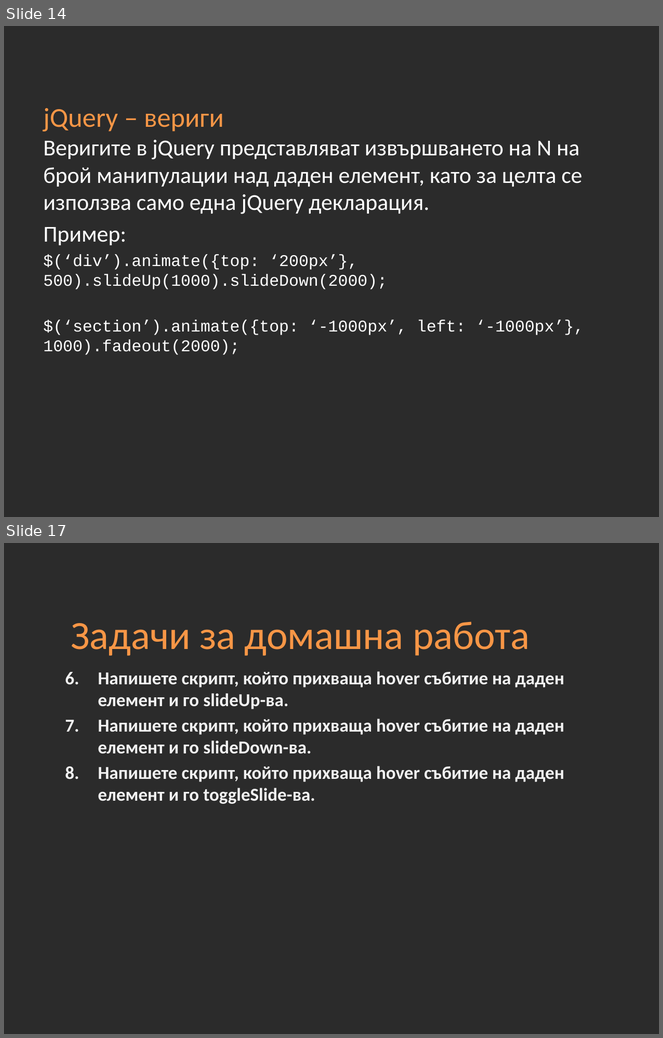
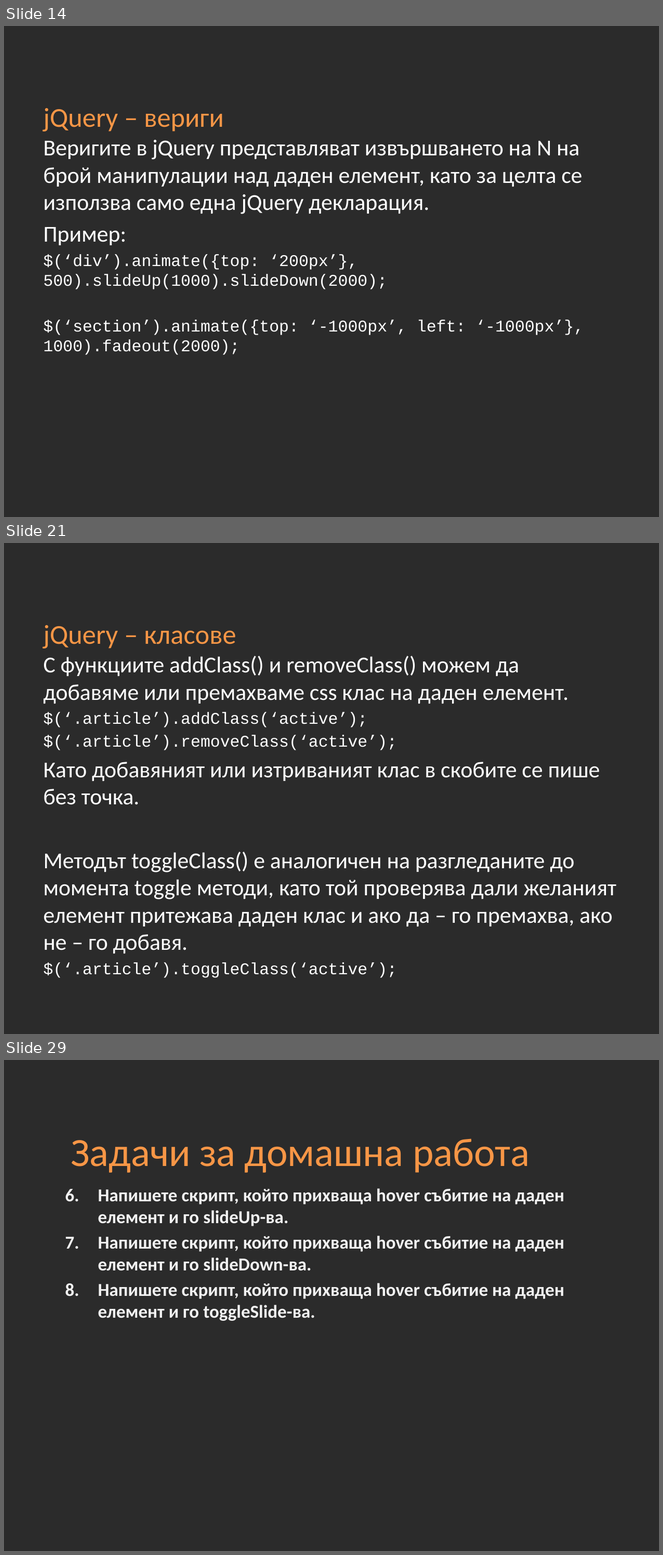
Before and after one commit to Academy-Soft-Intellect/Front-End-Course, a slide deck: 11-jQuery.pptx. Shown one above the other, each under a label of ours: slides 14 and 17 before the commit, slides 14, 21 and 29 after it; the slides between them are not shown. The pictures are 663x1038 and 663x1555 pixels, drawn with LibreOffice and Linux fonts; fonts in the diff are those of the drawing; background and template pictures are left out; a plain dark background stands for a picture behind light text. Boxes give left, top, right and bottom in pixels: in the first picture for what was removed or moved away, otherwise in the second. Text is boxed around its words. In the diff, an @@ line names an element or a change of style, - is before the commit and + after.

```diff
--- a/11-jQuery.pptx
+++ b/11-jQuery.pptx
@@ slide 21 added at [4,543,659,1034], background picture (left out) @@
@@ title added at [44,625,236,649], 30 pt, text #F79646 @@
+jQuery – класове
@@ text added at [44,656,617,978], 25 pt, text #FFFFFF @@
+С функциите addClass() и removeClass() можем да добавяме или премахваме css клас на даден елемент.
+$(‘.article’).addClass(‘active’);
+$(‘.article’).removeClass(‘active’);
+Като добавяният или изтриваният клас в скобите се пише без точка.
+Методът toggleClass() е аналогичен на разгледаните до момента toggle методи, като той проверява дали желаният елемент притежава даден клас и ако да – го премахва, ако не – го добавя.
+$(‘.article’).toggleClass(‘active’);
@@ what was slide 17 is now slide 29 @@
```
Also in this commit, not shown: 3 slides changed, 11 other slides added.
